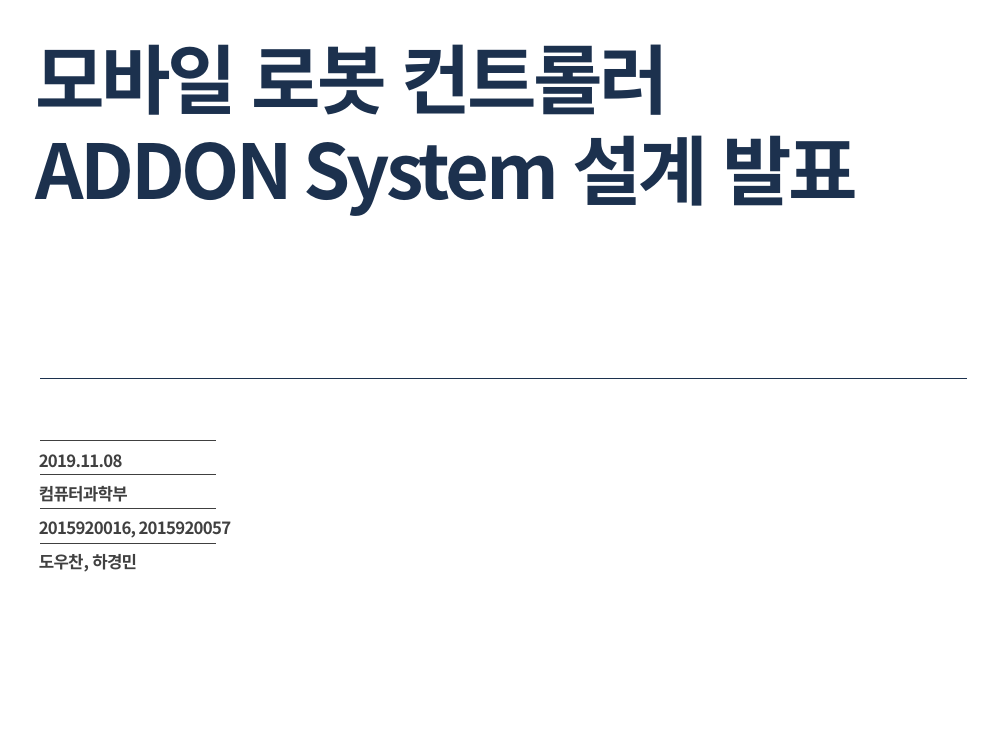
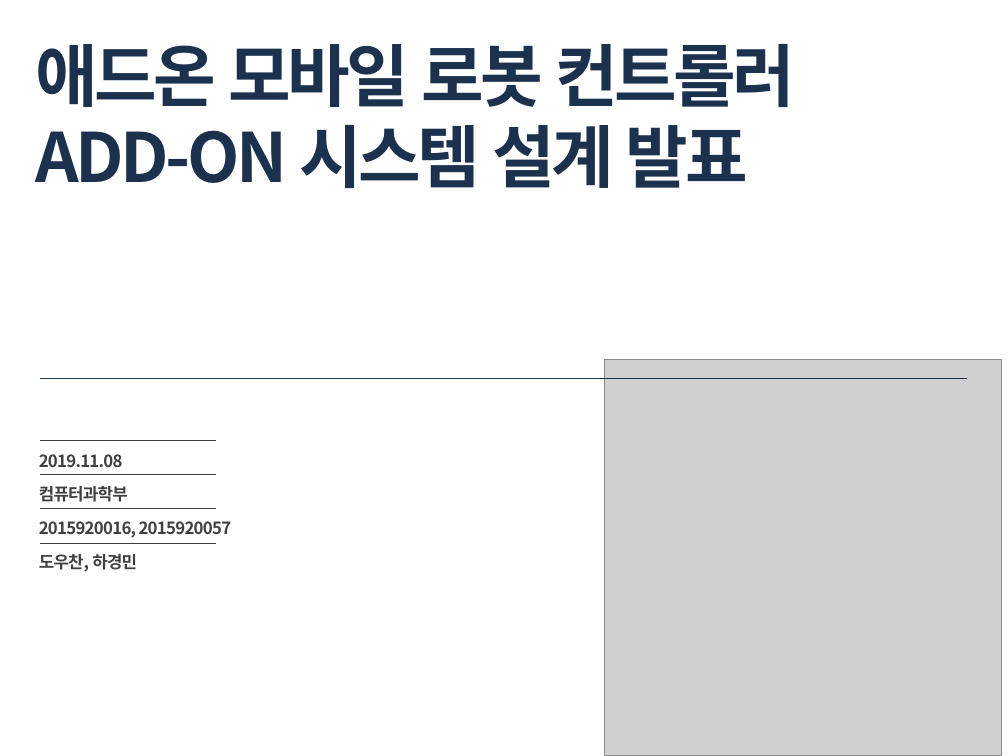
Before and after one commit to livlikwav/UOSSE, a slide deck: slide 1 of 소공중간발표_컴퓨터과학부하경민도우찬.pptx. Drawn at 1008x756 pixels with LibreOffice and Linux fonts; fonts in the diff are those of the drawing; grey boxes stand for pictures. Boxes give left, top, right and bottom in pixels: in the first picture for what was removed or moved away, otherwise in the second. Text is boxed around its words. In the diff, an @@ line names an element or a change of style, - is before the commit and + after.

```diff
--- a/소공중간발표_컴퓨터과학부하경민도우찬.pptx
+++ b/소공중간발표_컴퓨터과학부하경민도우찬.pptx
@@ title at [36, 44, 795, 188]: text changed; size 54 to 48.6 pt @@
-모바일 로봇 컨트롤러
-ADDON System 설계 발표
+애드온 모바일 로봇 컨트롤러
+ADD-ON 시스템 설계 발표
@@ picture added at [605, 359, 1002, 756] @@
```
Also in this commit, not shown: 2 other slides changed, 13 slides added, 10 slides removed, 2 other files.
